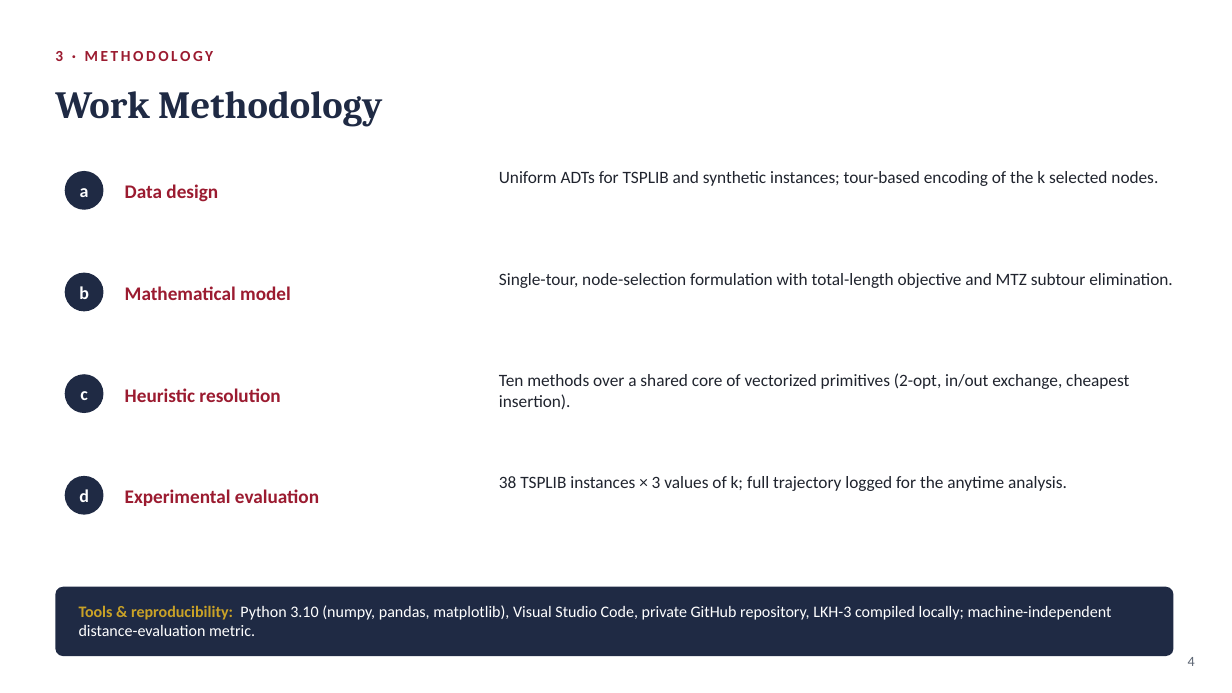
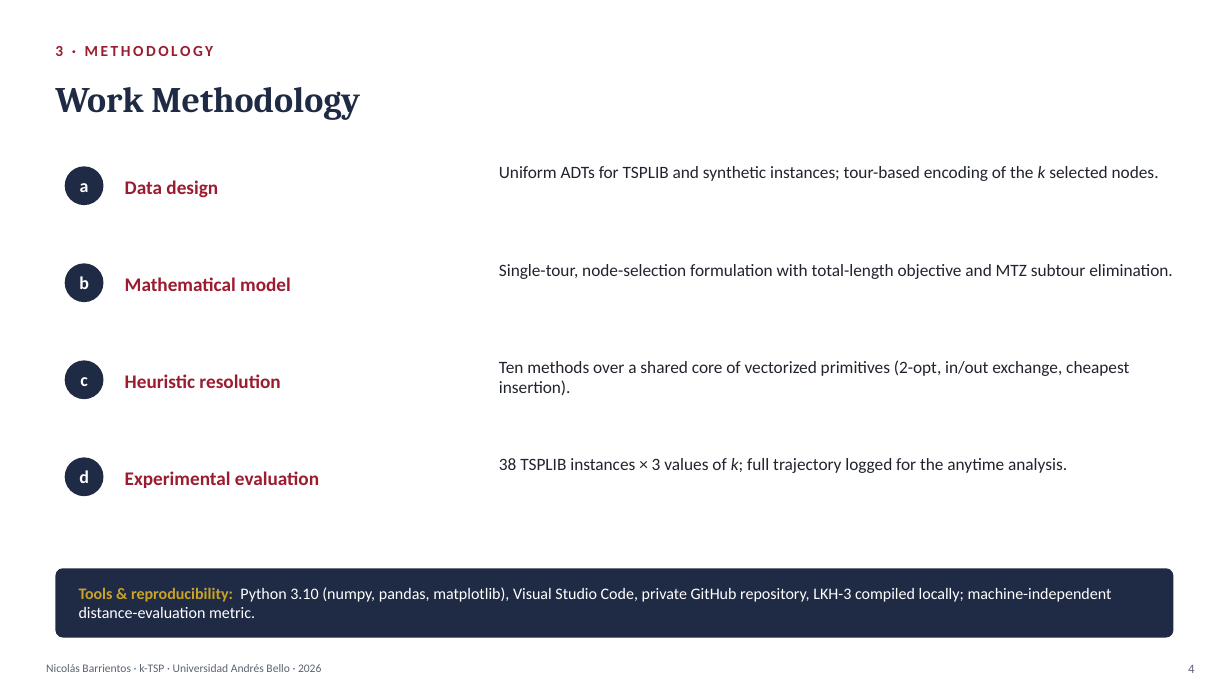
Before and after one commit to Nico8270/KTSP-Proyecto-de-Titulo, a slide deck: slide 4 of presentacion/presentacion_ktsp.pptx. Drawn at 1232x693 pixels with LibreOffice and Linux fonts; fonts in the diff are those of the drawing. Boxes give left, top, right and bottom in pixels: in the first picture for what was removed or moved away, otherwise in the second. Text is boxed around its words. In the diff, an @@ line names an element or a change of style, - is before the commit and + after.

Commit message:
PPT revision: pie de pagina, variables en cursiva, slides de modelo matematico, cuartiles y tabla completa (18 diapos); guion actualizado

```diff
--- a/presentacion/presentacion_ktsp.pptx
+++ b/presentacion/presentacion_ktsp.pptx
@@ text "Work Methodology" at <box>55,87,360,120</box>: size 30 to 28 pt @@
@@ 3 texts, 1 ellipse: place and size @@
-3 texts, 1 ellipse at <box>55,51,218,210</box>
+3 texts, 1 ellipse at <box>55,46,218,205</box>
@@ text "Uniform ADTs for TSPLIB and ..." at <box>499,166,1159,181</box>: italic on in "k" @@
@@ 3 texts, 1 ellipse: place and size @@
-3 texts, 1 ellipse at <box>65,273,1173,311</box>
+3 texts, 1 ellipse at <box>65,263,1173,302</box>
@@ 3 texts, 1 ellipse: place and size @@
-3 texts, 1 ellipse at <box>65,373,1129,413</box>
+3 texts, 1 ellipse at <box>65,360,1129,399</box>
@@ 4 texts, 1 rounded rectangle, 1 ellipse: place and size @@
-4 texts, 1 rounded rectangle, 1 ellipse at <box>55,476,1174,656</box>
+4 texts, 1 rounded rectangle, 1 ellipse at <box>55,457,1174,638</box>
@@ text "38 TSPLIB instances × 3 ..." at <box>499,458,1067,473</box>: italic on in "k;" @@
@@ text "4": place and size @@
-text "4" at <box>1188,657,1195,666</box>
+text "4" at <box>1188,665,1194,673</box>
@@ text "4" at <box>1188,665,1194,673</box>: size 11 to 10 pt @@
@@ text added at <box>46,664,321,672</box>, 9 pt, text #5B6472 @@
+Nicolás Barrientos · k-TSP · Universidad Andrés Bello · 2026
```
Also in this commit, not shown: 13 other slides changed, 4 slides added, 3 other files.
